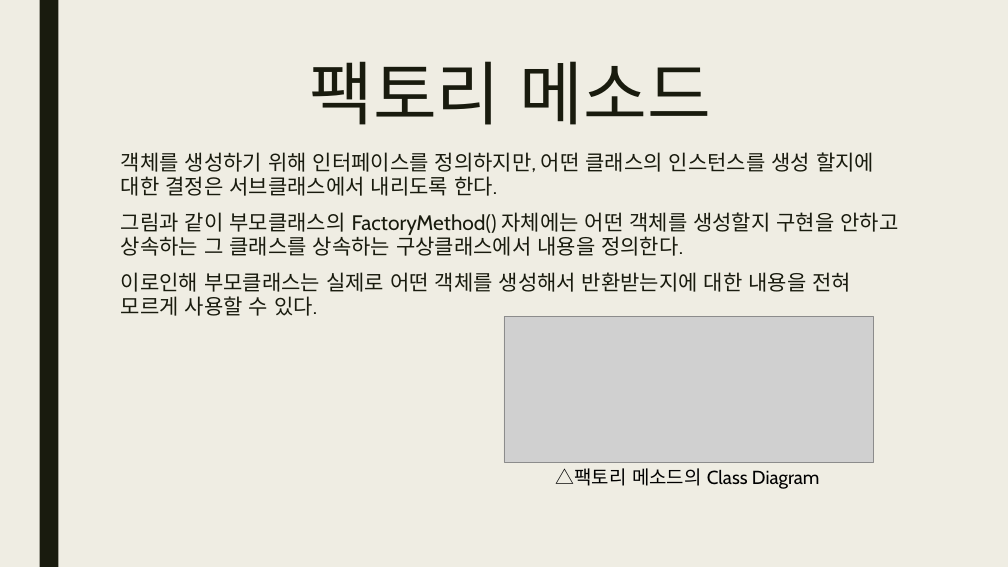
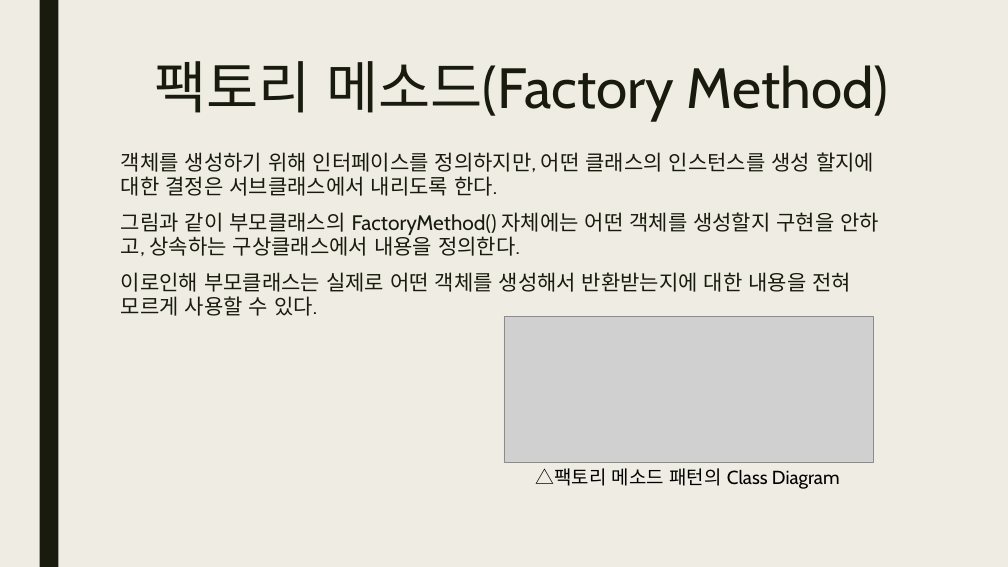
Before and after one commit to tonnac/Study_0, a slide deck: slide 3 of Design_Pattern.pptx. Drawn at 1008x567 pixels with LibreOffice and Linux fonts; fonts in the diff are those of the drawing; grey boxes stand for pictures. Boxes give left, top, right and bottom in pixels: in the first picture for what was removed or moved away, otherwise in the second. Text is boxed around its words. In the diff, an @@ line names an element or a change of style, - is before the commit and + after.

Commit message:
dp

```diff
--- a/Design_Pattern.pptx
+++ b/Design_Pattern.pptx
@@ title at <box>154,61,889,122</box>: text changed; size 66 to 54 pt @@
-팩토리 메소드
+팩토리 메소드(Factory Method)
@@ text at <box>121,212,879,256</box>: text changed @@
-그림과 같이 부모클래스의 FactoryMethod() 자체에는 어떤 객체를 생성할지 구현을 안하고 상속하는 그 클래스를 상속하는 구상클래스에서 내용을 정의한다.
+그림과 같이 부모클래스의 FactoryMethod() 자체에는 어떤 객체를 생성할지 구현을 안하고, 상속하는 구상클래스에서 내용을 정의한다.
@@ text at <box>536,468,840,489</box>: text changed @@
-△팩토리 메소드의 Class Diagram
+△팩토리 메소드 패턴의 Class Diagram
```
Also in this commit, not shown: 2 other slides changed, 3 slides added.
